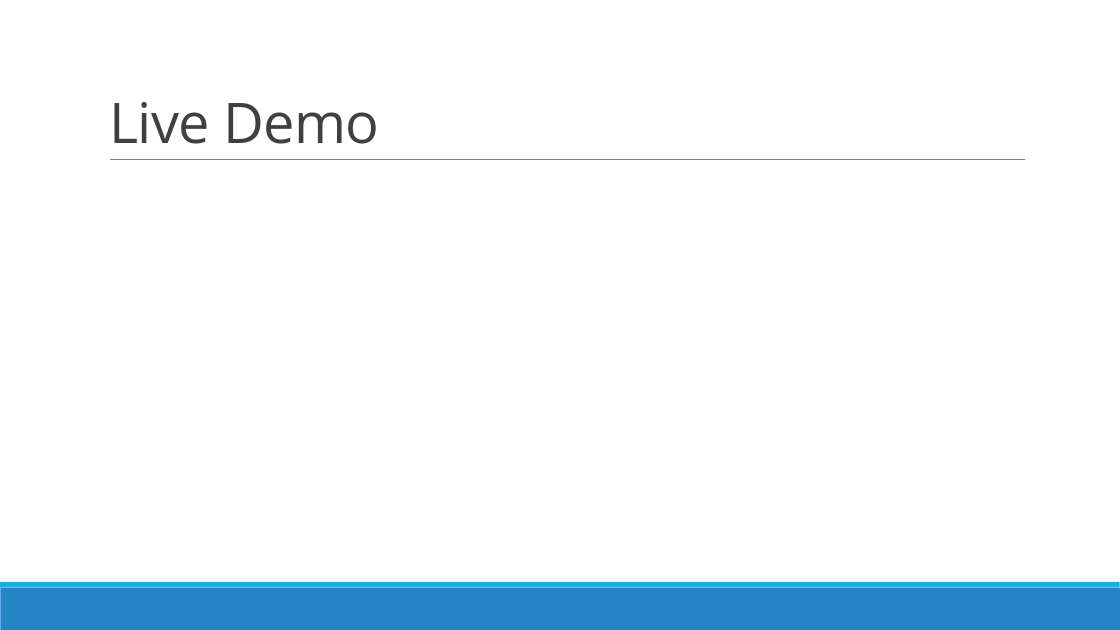
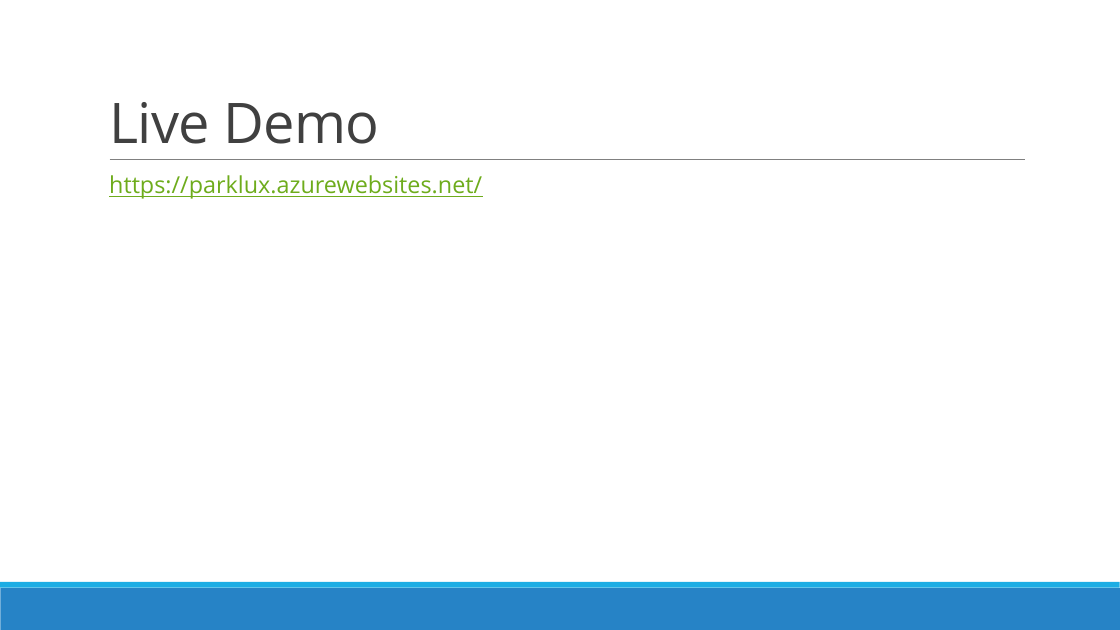
Before and after one commit to NaelKennyGameOfCode/ParkLux, a slide deck: slide 7 of ParkLux Presentation.pptx (slide 6 before the commit). Drawn at 1120x630 pixels with LibreOffice and Linux fonts; fonts in the diff are those of the drawing. Boxes give left, top, right and bottom in pixels: in the first picture for what was removed or moved away, otherwise in the second. Text is boxed around its words. In the diff, an @@ line names an element or a change of style, - is before the commit and + after.

```diff
--- a/ParkLux Presentation.pptx
+++ b/ParkLux Presentation.pptx
@@ text added at (x1=109, y1=175, x2=482, y2=199), 20 pt, text #6EAC1C, underline @@
+  https://parklux.azurewebsites.net/
```
Also in this commit, not shown: 1 other slide changed, 3 slides added, 1 slide removed.
